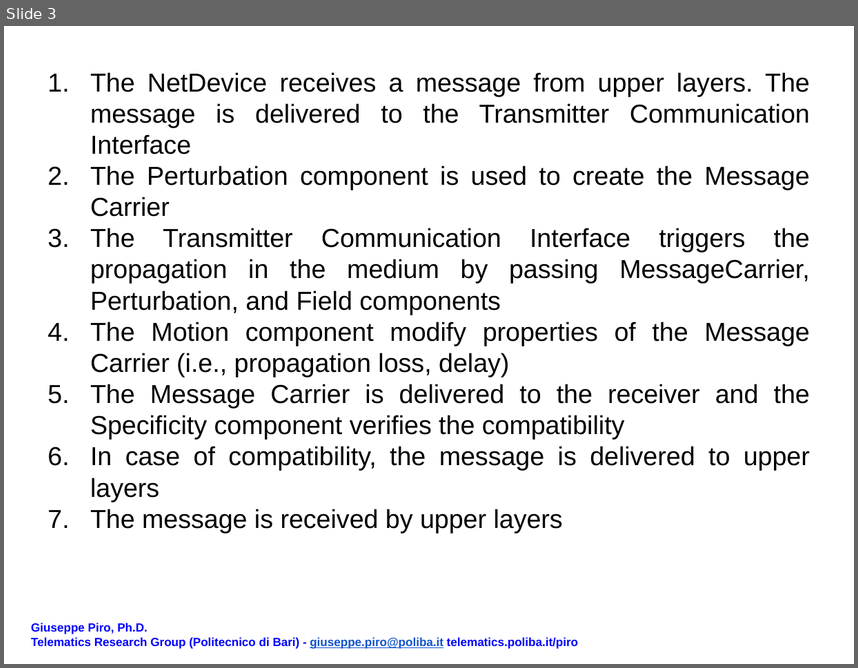
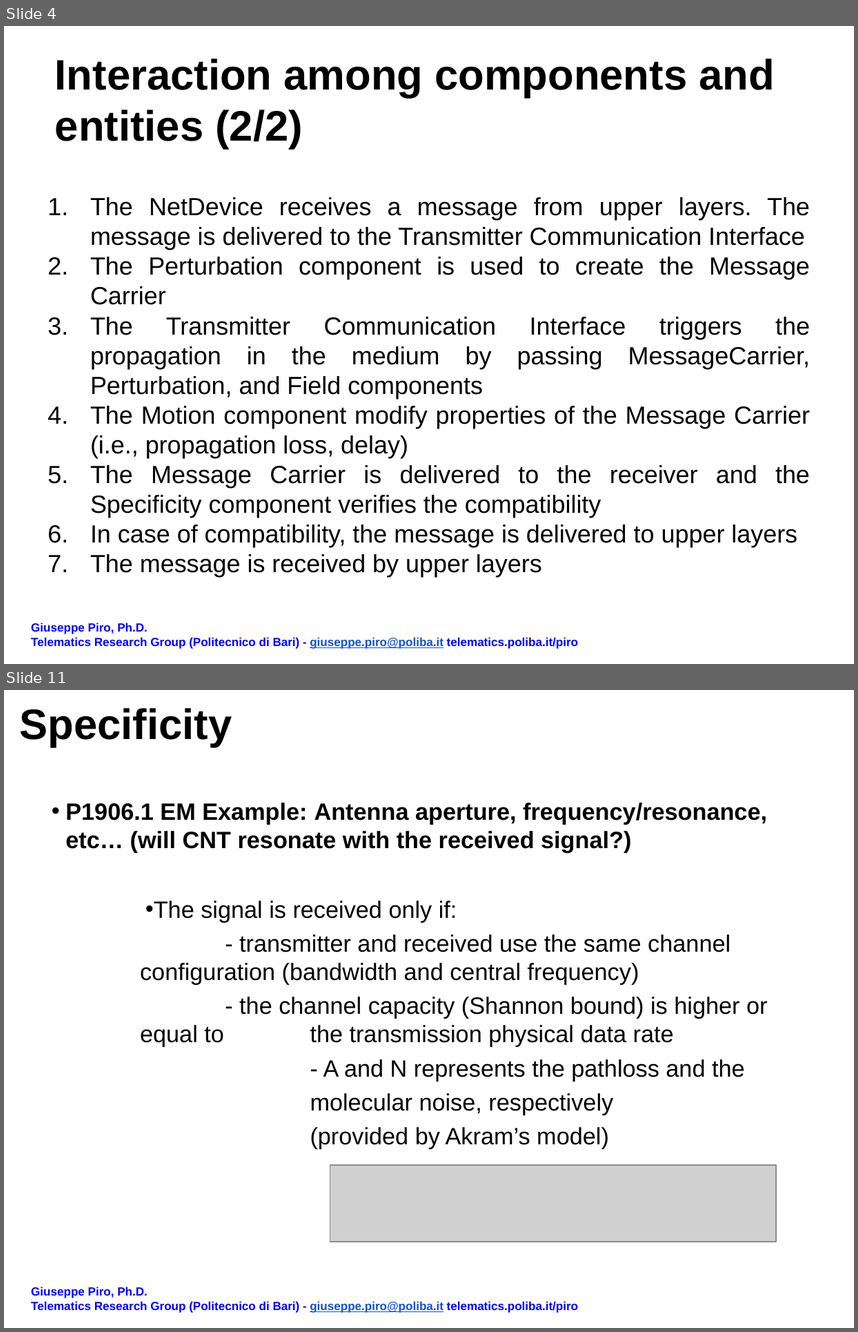
Before and after one commit to EnzoRong1013/ieee-p1906-1-reference-code, a slide deck: docs/mapping_scheme.pptx. Shown one above the other, each under a label of ours: slide 3 before the commit, slides 4 and 11 after it; the slides between them are not shown. The pictures are 858x668 and 858x1332 pixels, drawn with LibreOffice and Linux fonts; fonts in the diff are those of the drawing; grey boxes stand for pictures. Boxes give left, top, right and bottom in pixels: in the first picture for what was removed or moved away, otherwise in the second. Text is boxed around its words. In the diff, an @@ line names an element or a change of style, - is before the commit and + after.

Commit message:
updated presentation on em example

```diff
--- a/docs/mapping_scheme.pptx
+++ b/docs/mapping_scheme.pptx
@@ slide 11 added at [4, 690, 854, 1328], background #FFFFFF @@
@@ title added at [20, 708, 232, 747], 36 pt, text #000000, bold @@
+Specificity
@@ text added at [65, 802, 767, 1149], 20 pt, text #000000 @@
+• P1906.1 EM Example: Antenna aperture, frequency/resonance, etc… (will CNT resonate with the received signal?)
+  • The signal is received only if:
+    - transmitter and received use the same channel configuration (bandwidth and central frequency)
+    - the channel capacity (Shannon bound) is higher or equal to the transmission physical data rate
+    - A and N represents the pathloss and the
+    molecular noise, respectively
+    (provided by Akram’s model)
@@ picture added at [330, 1164, 776, 1241] @@
@@ text added at [31, 1286, 578, 1312], 10 pt, text #0000FF, bold @@
+Giuseppe Piro, Ph.D.
+Telematics Research Group (Politecnico di Bari) - giuseppe.piro@poliba.it telematics.poliba.it/piro
@@ what was slide 3 is now slide 4 @@
@@ slide 4 changed as well @@
@@ title added at [55, 58, 774, 149], 36 pt, text #000000, bold @@
+Interaction among components and entities (2/2)
@@ text "The NetDevice receives a message ...": place and size @@
-text "The NetDevice receives a message ..." at [90, 72, 810, 532]
+text "The NetDevice receives a message ..." at [90, 197, 811, 577]
@@ text "The NetDevice receives a message ..." at [90, 197, 811, 577]: size 22 to 21 pt @@
```
Also in this commit, not shown: 2 other slides changed, 18 other slides added.
